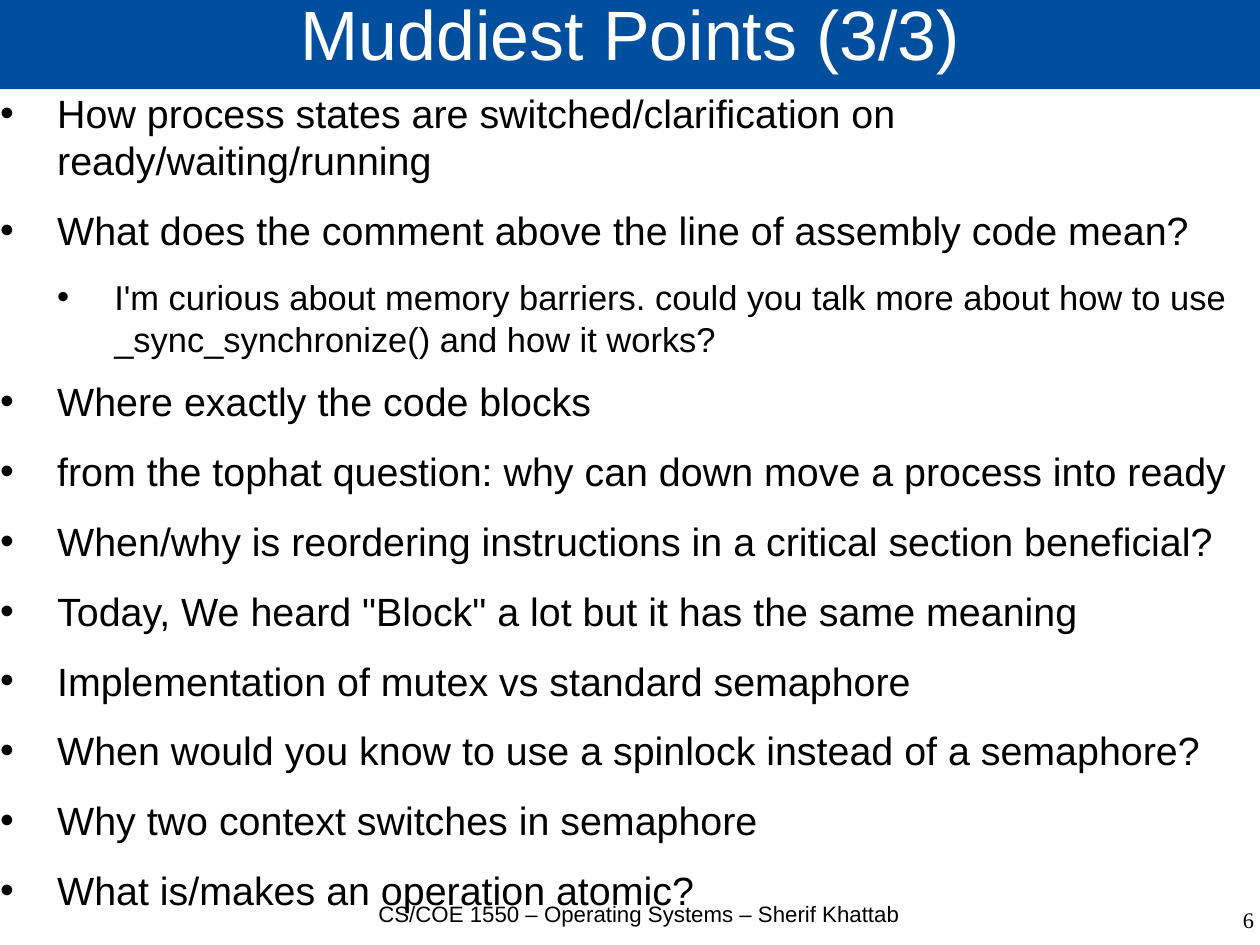
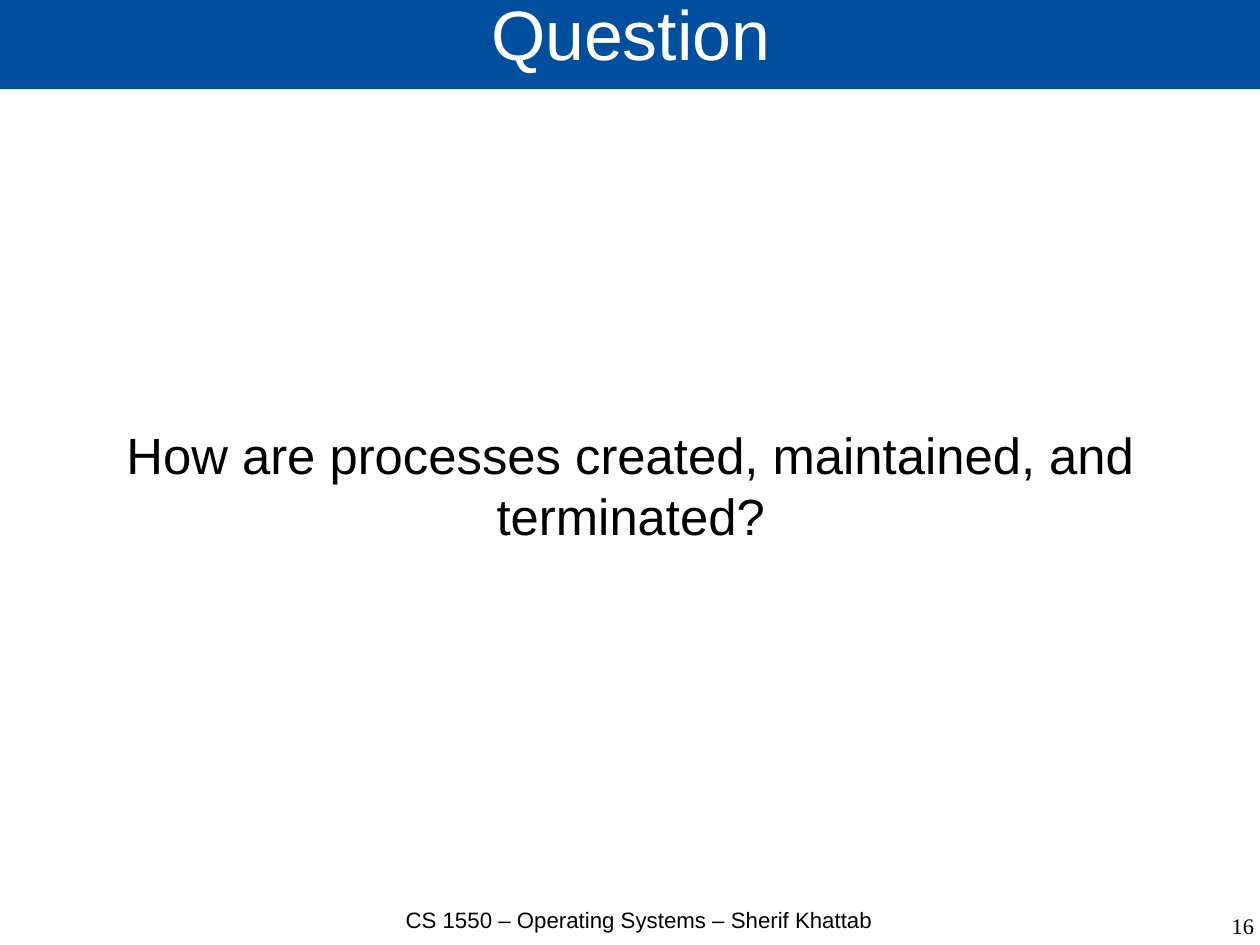
Before and after one commit to cs1550-2244/cs1550-code-handouts, a slide deck: slide 16 of DraftSlides/Lecture4.pptx (slide 6 before the commit). Drawn at 1260x945 pixels with LibreOffice and Linux fonts; fonts in the diff are those of the drawing. Boxes give left, top, right and bottom in pixels: in the first picture for what was removed or moved away, otherwise in the second. Text is boxed around its words. In the diff, an @@ line names an element or a change of style, - is before the commit and + after.

Commit message:
Lecture 4

```diff
--- a/DraftSlides/Lecture4.pptx
+++ b/DraftSlides/Lecture4.pptx
@@ title at bbox=[491, 9, 770, 73]: text changed @@
-Muddiest Points (3/3)
+Question
@@ text at bbox=[126, 437, 1134, 536]: text changed; size 24.8 to 32 pt @@
-• How process states are switched/clarification on ready/waiting/running
-• What does the comment above the line of assembly code mean?
-  • I'm curious about memory barriers. could you talk more about how to use _sync_synchronize() and how it works?
-• Where exactly the code blocks
-• from the tophat question: why can down move a process into ready
-• When/why is reordering instructions in a critical section beneficial?
-• Today, We heard "Block" a lot but it has the same meaning
-• Implementation of mutex vs standard semaphore
-• When would you know to use a spinlock instead of a semaphore?
-• Why two context switches in semaphore
-• What is/makes an operation atomic?
+How are processes created, maintained, and terminated?
@@ text at bbox=[406, 912, 872, 933]: text changed @@
-CS/COE 1550 – Operating Systems – Sherif Khattab
+CS 1550 – Operating Systems – Sherif Khattab
@@ page number at bbox=[1232, 919, 1254, 935]: text changed @@
-6
+16
```
Also in this commit, not shown: 9 other slides changed, 11 slides added, 3 other files.
